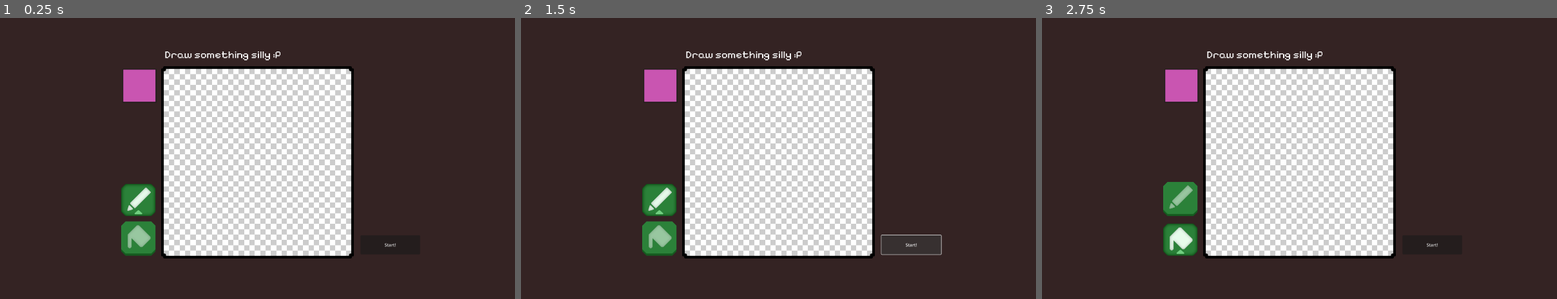
Above: before the commit, frames 1-3 (left to right).
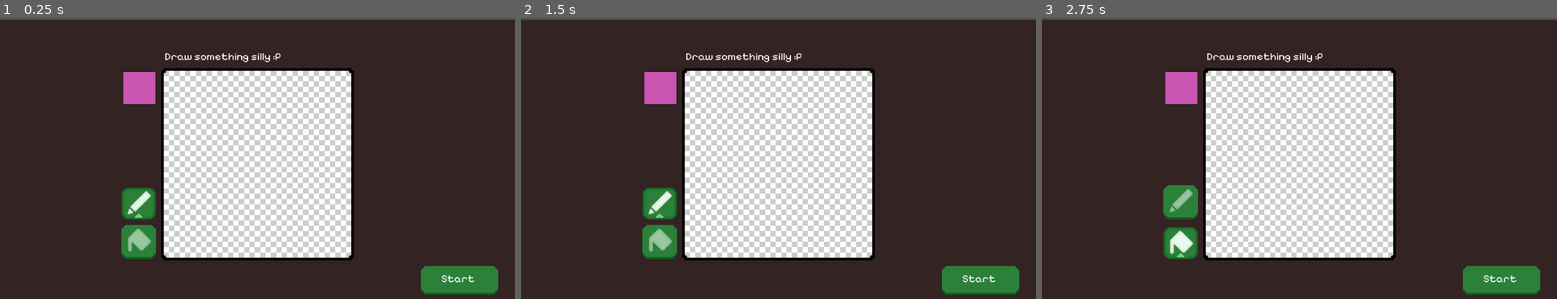
Above: after the commit, the same moments.

Repository: sticks-stuff/ggj
Game: Godot game, scene res://scenes/player_draw_pane.tscn
Two runs of this game, one before a commit and one after it. Both use one fixed random seed, a clock stepped at 60 frames per second and the inputs below. This scene is started directly instead of the project's main scene.
Inputs (mouse positions are in pixels of both pictures, inside the frame that each line leads up to; where the layout moved, square brackets give the same spot in the first picture):
- Up to frame 1 (0.25 s): no input
- Up to frame 2 (1.5 s): click "Start!" (after the commit: "Start") at 0.5 s; click "Start!" (after the commit: "Start") at 1.25 s
- Up to frame 3 (2.75 s): click (1181, 223) [1181, 217] at 2 s

The runs differ from the first frame. In frame 1, 13% of the frame differs, in the area x 0-100%, y 0-99%; in frame 2, 13%; in frame 3, 13%.

Commit message:
Update start button visuals

Diff:
--- a/scenes/player_draw_pane.tscn
+++ b/scenes/player_draw_pane.tscn
@@ -7,12 +7,16 @@
 [ext_resource type="FontFile" uid="uid://dquaatdvcdp6o" path="res://fonts/PixelifySans-VariableFont_wght.ttf" id="4_wyn2s"]
 [ext_resource type="Texture2D" uid="uid://c2perj03fupru" path="res://sprites/ui_pencil.png" id="6_b7a1i"]
 [ext_resource type="Texture2D" uid="uid://chkrnrsoa6sk" path="res://sprites/ui_paintbucket.png" id="7_nxwq1"]
+[ext_resource type="Texture2D" uid="uid://ctrngqxb7epch" path="res://sprites/ui_button_normal.png" id="8_5i8sy"]
+[ext_resource type="Texture2D" uid="uid://d2buql7gqxjln" path="res://sprites/ui_button_pressed.png" id="9_atx7d"]
 
 [node name="PlayerDrawPane" type="Control"]
 layout_mode = 3
 anchors_preset = 15
 anchor_right = 1.0
 anchor_bottom = 1.0
+offset_top = 7.0
+offset_bottom = 7.0
 grow_horizontal = 2
 grow_vertical = 2
 script = ExtResource("1_x03nr")
@@ -81,9 +85,9 @@
 anchor_right = 0.5
 anchor_bottom = 0.5
 offset_left = -504.0
-offset_top = -350.0
+offset_top = -349.0
 offset_right = -376.0
-offset_bottom = -222.0
+offset_bottom = -221.0
 grow_horizontal = 2
 grow_vertical = 2
 text = "Colour picker"
@@ -110,11 +114,18 @@
 patch_margin_bottom = 20
 
 [node name="CheckButton" type="TextureButton" parent="."]
-layout_mode = 0
-offset_left = 452.0
-offset_top = 613.0
-offset_right = 580.0
-offset_bottom = 889.0
+layout_mode = 1
+anchors_preset = 8
+anchor_left = 0.5
+anchor_top = 0.5
+anchor_right = 0.5
+anchor_bottom = 0.5
+offset_left = -507.0
+offset_top = 79.0
+offset_right = -379.0
+offset_bottom = 355.0
+grow_horizontal = 2
+grow_vertical = 2
 toggle_mode = true
 texture_normal = ExtResource("6_b7a1i")
 texture_pressed = ExtResource("7_nxwq1")
@@ -138,17 +149,34 @@
 text = "Draw something silly :P"
 fit_content = true
 
-[node name="NextButton" type="Button" parent="."]
+[node name="NextButton" type="TextureButton" parent="."]
 layout_mode = 1
 anchors_preset = 8
 anchor_left = 0.5
 anchor_top = 0.5
 anchor_right = 0.5
 anchor_bottom = 0.5
-offset_left = 384.0
-offset_top = 273.0
-offset_right = 606.0
-offset_bottom = 344.0
+offset_left = 609.0
+offset_top = 381.0
+offset_right = 897.0
+offset_bottom = 489.0
 grow_horizontal = 2
 grow_vertical = 2
-text = "Start!"
+texture_normal = ExtResource("8_5i8sy")
+texture_pressed = ExtResource("9_atx7d")
+
+[node name="RichTextLabel2" type="RichTextLabel" parent="NextButton"]
+layout_mode = 1
+anchors_preset = 15
+anchor_right = 1.0
+anchor_bottom = 1.0
+offset_left = 76.0
+offset_top = 23.0
+grow_horizontal = 2
+grow_vertical = 2
+pivot_offset = Vector2(0.5, 0.5)
+mouse_filter = 2
+theme_override_fonts/normal_font = ExtResource("4_wyn2s")
+theme_override_font_sizes/normal_font_size = 40
+text = "Start"
+fit_content = true
Not shown: 1 places in scenes/player_draw_pane.tscn that only renumber resources
Binary file added: sprites/ui_button_normal.png
Not shown, added: sprites/ui_button_normal.png.import
Binary file added: sprites/ui_button_pressed.png
Not shown, added: sprites/ui_button_pressed.png.import
